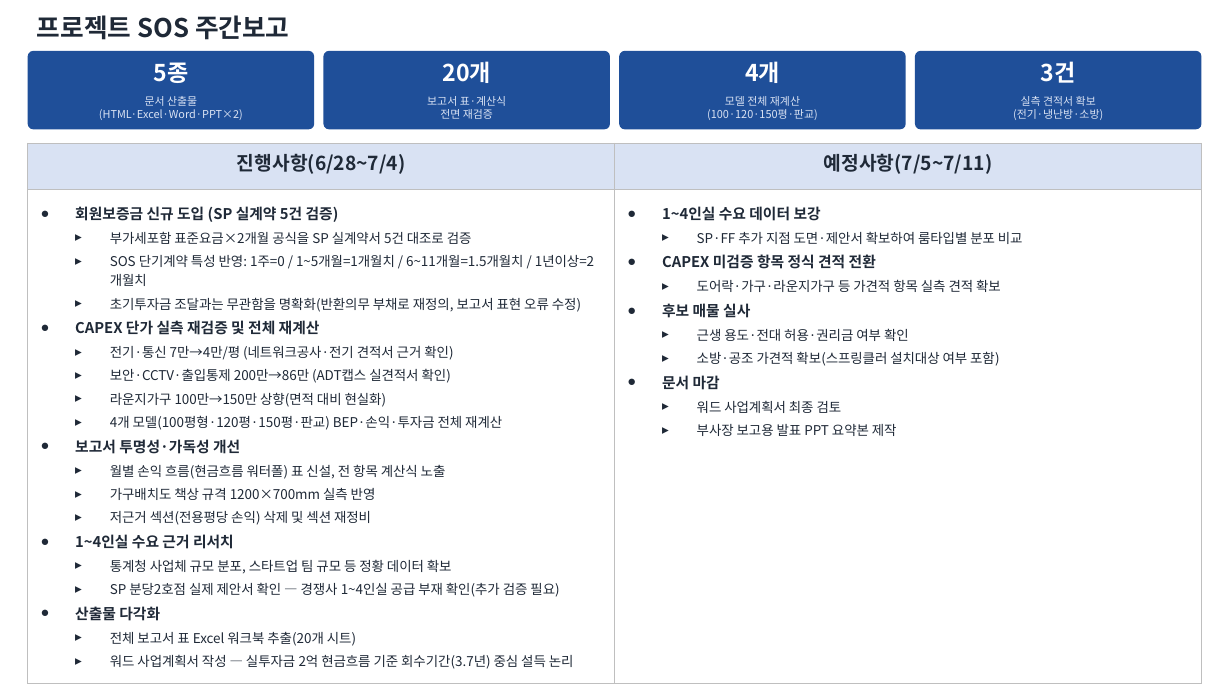
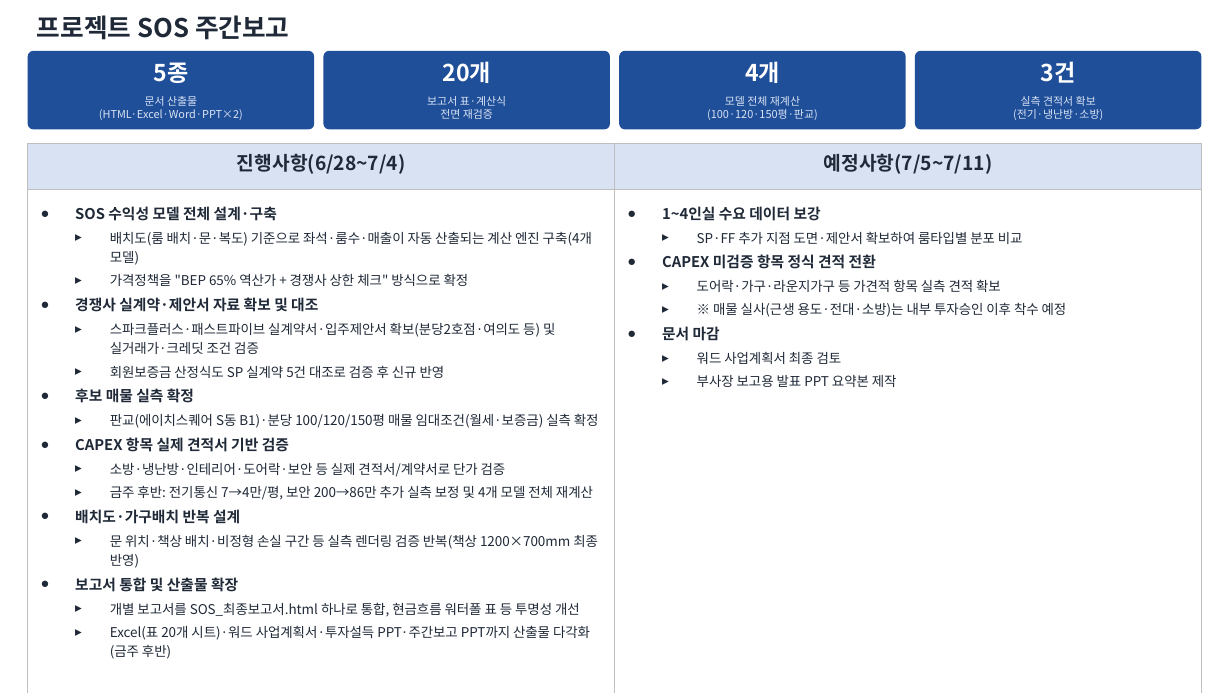
Before and after one commit to soslabga/project-sos-pricing-engine, a slide deck: slide 1 of 프로젝트_SOS_주간보고.pptx. Drawn at 1232x693 pixels with LibreOffice and Linux fonts; fonts in the diff are those of the drawing. Boxes give left, top, right and bottom in pixels: in the first picture for what was removed or moved away, otherwise in the second. Text is boxed around its words. In the diff, an @@ line names an element or a change of style, - is before the commit and + after.

```diff
--- a/프로젝트_SOS_주간보고.pptx
+++ b/프로젝트_SOS_주간보고.pptx
@@ table at (28, 189, 1202, 670) @@
@@ row 1, column 1: "회원보증금 신규 도입 (SP 실계약 5건 검증) / 부가세포함 표준요금×2개월 공식을 SP 실계약서 5건 대조로 검증 / SOS 단기계약 특성 반영: 1주=0 / 1~5개월=1개월치 / 6~11개월=1.5개월치 / 1년이상=2개월치 / 초기투자금 조달과는 무관함을 명확화(반환의무 부채로 재정의, 보고서 표현 오류 수정) / CAPEX 단가 실측 재검증 및 전체 재계산 / 전기·통신 7만→4만/평 (네트워크공사·전기 견적서 근거 확인) / 보안·CCTV·출입통제 200만→86만 (ADT캡스 실견적서 확인) / 라운지가구 100만→150만 상향(면적 대비 현실화) / 4개 모델(100평형·120평·150평·판교) BEP·손익·투자금 전체 재계산 / 보고서 투명성·가독성 개선 / 월별 손익 흐름(현금흐름 워터폴) 표 신설, 전 항목 계산식 노출 / 가구배치도 책상 규격 1200×700mm 실측 반영 / 저근거 섹션(전용평당 손익) 삭제 및 섹션 재정비 / 1~4인실 수요 근거 리서치 / 통계청 사업체 규모 분포, 스타트업 팀 규모 등 정황 데이터 확보 / SP 분당2호점 실제 제안서 확인 — 경쟁사 1~4인실 공급 부재 확인(추가 검증 필요) / 산출물 다각화 / 전체 보고서 표 Excel 워크북 추출(20개 시트) / 워드 사업계획서 작성 — 실투자금 2억 현금흐름 기준 회수기간(3.7년) 중심 설득 논리" to "SOS 수익성 모델 전체 설계·구축 / 배치도(룸 배치·문·복도) 기준으로 좌석·룸수·매출이 자동 산출되는 계산 엔진 구축(4개 모델) / 가격정책을 "BEP 65% 역산가 + 경쟁사 상한 체크" 방식으로 확정 / 경쟁사 실계약·제안서 자료 확보 및 대조 / 스파크플러스·패스트파이브 실계약서·입주제안서 확보(분당2호점·여의도 등) 및 실거래가·크레딧 조건 검증 / 회원보증금 산정식도 SP 실계약 5건 대조로 검증 후 신규 반영 / 후보 매물 실측 확정 / 판교(에이치스퀘어 S동 B1)·분당 100/120/150평 매물 임대조건(월세·보증금) 실측 확정 / CAPEX 항목 실제 견적서 기반 검증 / 소방·냉난방·인테리어·도어락·보안 등 실제 견적서/계약서로 단가 검증 / 금주 후반: 전기통신 7→4만/평, 보안 200→86만 추가 실측 보정 및 4개 모델 전체 재계산 / 배치도·가구배치 반복 설계 / 문 위치·책상 배치·비정형 손실 구간 등 실측 렌더링 검증 반복(책상 1200×700mm 최종 반영) / 보고서 통합 및 산출물 확장 / 개별 보고서를 SOS_최종보고서.html 하나로 통합, 현금흐름 워터폴 표 등 투명성 개선 / Excel(표 20개 시트)·워드 사업계획서·투자설득 PPT·주간보고 PPT까지 산출물 다각화(금주 후반)" @@
-row 1, column 2: 1~4인실 수요 데이터 보강 / SP·FF 추가 지점 도면·제안서 확보하여 룸타입별 분포 비교 / CAPEX 미검증 항목 정식 견적 전환 / 도어락·가구·라운지가구 등 가견적 항목 실측 견적 확보 / 후보 매물 실사 / 근생 용도·전대 허용·권리금 여부 확인 / 소방·공조 가견적 확보(스프링클러 설치대상 여부 포함) / 문서 마감 / 워드 사업계획서 최종 검토 / 부사장 보고용 발표 PPT 요약본 제작
+row 1, column 2: 1~4인실 수요 데이터 보강 / SP·FF 추가 지점 도면·제안서 확보하여 룸타입별 분포 비교 / CAPEX 미검증 항목 정식 견적 전환 / 도어락·가구·라운지가구 등 가견적 항목 실측 견적 확보 / ※ 매물 실사(근생 용도·전대·소방)는 내부 투자승인 이후 착수 예정 / 문서 마감 / 워드 사업계획서 최종 검토 / 부사장 보고용 발표 PPT 요약본 제작
```
Also in this commit, not shown: 1 other slide changed, 1 other file.
